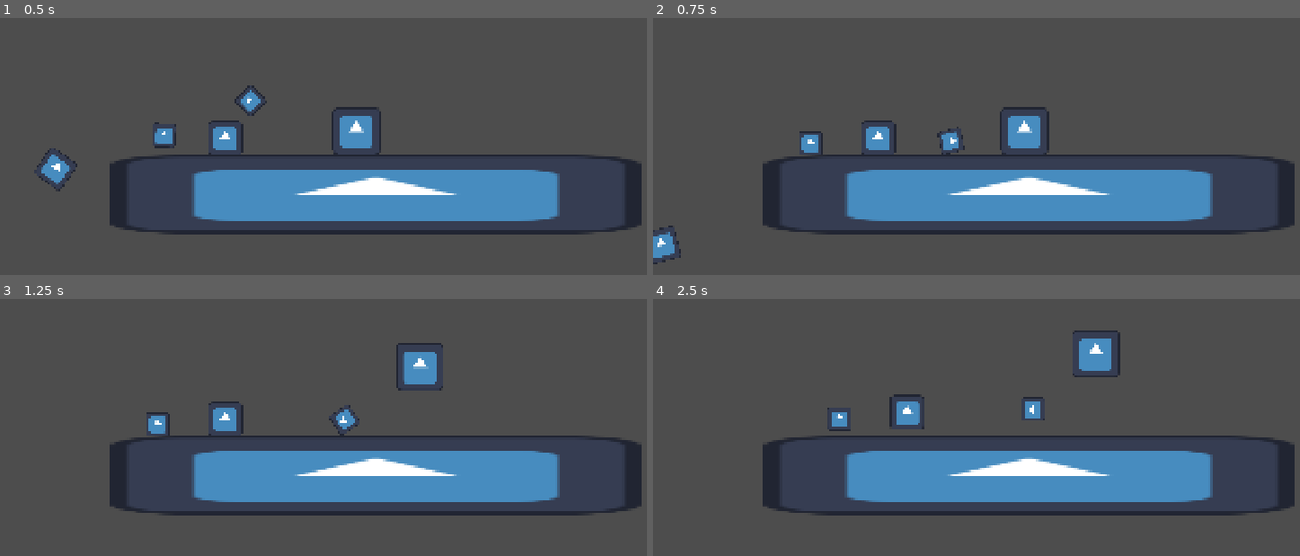
Above: before the commit, frames 1-4 (two rows, left to right).
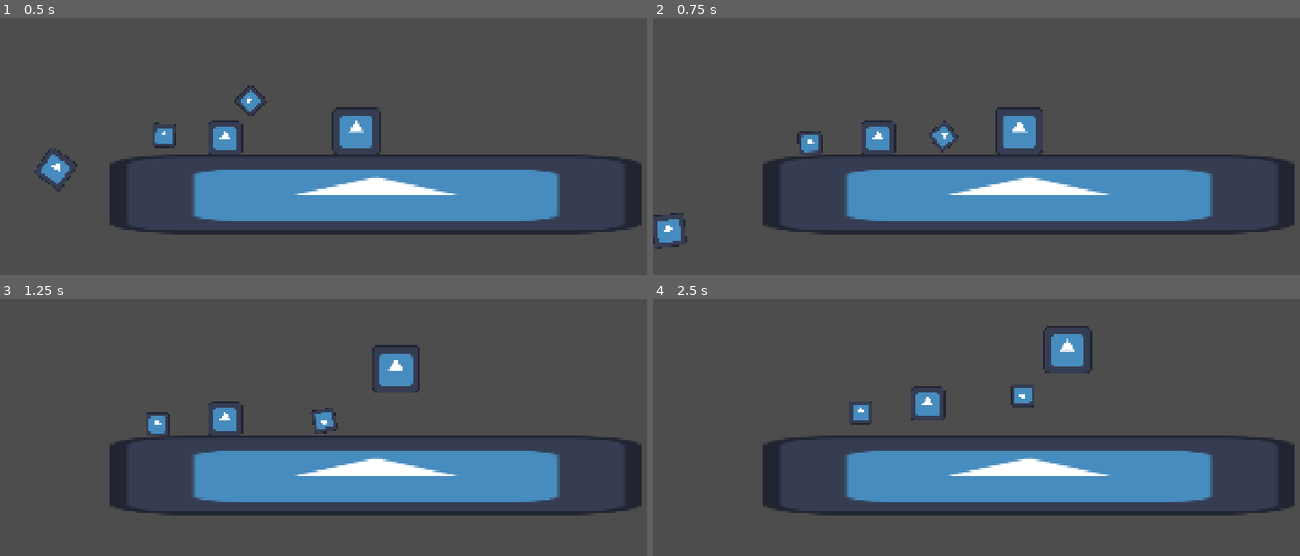
Above: after the commit, the same moments.

Repository: Goodman599/UWGameDevClubFall2026Jam
Game: Godot game, scene res://main.tscn
Two runs of this game, one before a commit and one after it. Both use one fixed random seed, a clock stepped at 60 frames per second and the inputs below. The engine's default icon, where the game draws it, is replaced by a stand-in: a white triangle on a blue panel in a dark square.
Inputs:
- Up to frame 1 (0.5 s): no input
- Up to frame 2 (0.75 s): hold D (right) from 0.53 s (still down); tap K (create_bomb) at 0.6 s
- Up to frame 3 (1.25 s): keep holding D (right); tap Space (jump) at 0.77, 1.07 s; tap J (create_platform) at 0.8 s
- Up to frame 4 (2.5 s): tap J (create_platform) at 1.35 s; tap Space (jump) at 1.52, 1.82 s; tap T (time_stop_temp) at 1.55, 2.1 s; release D (right) at 2.03 s; hold A (left) from 2.03 s (still down); hold Space (jump) from 2.03 s (still down)

Frame 1 is identical in both runs. In frame 2, 1.3% of the frame differs, in the area x 0-62%, y 34-96%; in frame 3, 1.6%; in frame 4, 2.9%, in the area x 26-73%, y 10-52%.

Commit message:
bound aiming to time-slow & no longer time-stop

Diff:
--- a/main.tscn
+++ b/main.tscn
@@ -2,7 +2,6 @@
 
 [ext_resource type="PackedScene" uid="uid://dl4howmdppkeh" path="res://player_files/player.tscn" id="1_0xm2m"]
 [ext_resource type="Texture2D" uid="uid://d3ltd0mands33" path="res://icon.svg" id="2_h2yge"]
-[ext_resource type="Script" uid="uid://bq1bwh2jx7n51" path="res://player_files/time_stop.gd" id="3_h2yge"]
 [ext_resource type="PackedScene" uid="uid://80e7j42bq2d5" path="res://game_objects/scrap_files/scrap_metal.tscn" id="4_1bvp3"]
 
 [sub_resource type="GDScript" id="GDScript_h2yge"]
@@ -29,10 +28,6 @@
 position = Vector2(644, 40)
 shape = SubResource("RectangleShape2D_jreem")
 
-[node name="TimeStop" type="Node2D" parent="." unique_id=910565116]
-process_mode = 3
-script = ExtResource("3_h2yge")
-
 [node name="ScrapMetal" parent="." unique_id=635839251 instance=ExtResource("4_1bvp3")]
 position = Vector2(521, 726)
 
--- a/player_files/player.gd
+++ b/player_files/player.gd
@@ -8,7 +8,7 @@
 const AIR_DRAG := 10.0 # Used when falling faster than terminal velocity
 
 const MAX_JUMP_HOLD_DURATION = 0.5 # In seconds
-const JUMP_HOLD_BOOST := -10.0
+const JUMP_HOLD_BOOST := -1000.0
 var can_jump_hold := true
 
 const COYOTE_WINDOW := 0.15 # In seconds
@@ -47,7 +47,7 @@
 	if Input.is_action_just_pressed("jump"):
 		attempt_jump()
 	if can_jump_hold and Input.is_action_pressed("jump"):
-		velocity.y += JUMP_HOLD_BOOST
+		velocity.y += JUMP_HOLD_BOOST * delta
 
 
 	# Aim in the direction the player is holding already
@@ -63,18 +63,22 @@
 
 	if Input.is_action_just_pressed("create_platform") and !aiming_bomb and !aiming_platform:
 		aiming_platform = true
+		TimeStop.stop_time()
 		create_platform_hologram()
 	if Input.is_action_just_pressed("create_bomb") and !aiming_platform and !aiming_bomb:
 		aiming_bomb = true
+		TimeStop.stop_time()
 	if aiming_platform:
 		aim_platform()
 	if aiming_bomb:
 		aim_bomb()
 	if Input.is_action_just_released("create_platform") and aiming_platform:
 		aiming_platform = false
+		TimeStop.resume_time()
 		create_platform()
 	if Input.is_action_just_released("create_bomb") and aiming_bomb:
 		aiming_bomb = false
+		TimeStop.resume_time()
 		create_bomb()
 
 	# If aiming, then all direction inputs must become aiming instead of movement
@@ -85,8 +89,8 @@
 			velocity.x = direction * SPEED
 		else:
 			velocity.x = move_toward(velocity.x, 0, SPEED)
-	else:
-			velocity.x = move_toward(velocity.x, 0, SPEED)
+	elif is_on_floor():
+		velocity.x = move_toward(velocity.x, 0, SPEED)
 
 	move_and_slide()
 
--- a/player_files/player.tscn
+++ b/player_files/player.tscn
@@ -17,10 +17,13 @@
 shape = SubResource("RectangleShape2D_jreem")
 
 [node name="CoyoteTimer" type="Timer" parent="." unique_id=1386171254]
+one_shot = true
 
 [node name="JumpBufferTimer" type="Timer" parent="." unique_id=1701669291]
+one_shot = true
 
 [node name="JumpHoldTimer" type="Timer" parent="." unique_id=829855306]
+one_shot = true
 
 [connection signal="timeout" from="CoyoteTimer" to="." method="_on_coyote_timer_timeout"]
 [connection signal="timeout" from="JumpBufferTimer" to="." method="_on_jump_buffer_timer_timeout"]
--- a/player_files/time_stop.gd
+++ b/player_files/time_stop.gd
@@ -2,33 +2,45 @@
 const TIME_SLOW := true # control whether or not time slows before/after time stops for a smooth transition
 const ENTER_TIME_SLOW_SPAN := 0.25 # how long in seconds the transition to stopped time is
 const EXIT_TIME_SLOW_SPAN := 0.4 # how long in seconds the transition from stopped time is
-
+const TIME_SLOW_FINAL_SPEED := 0.1
 # for something to not be paused, go to Process->Mode and set it to Always
 # should be done for this node, as well as bomb/platform placement node
 
-
+var is_time_stopped := false
+var time_stop_tween : Tween
 
 # slows time then pauses
 func stop_time() -> void:
-	var tween = create_tween().set_ignore_time_scale(true).tween_property(Engine, "time_scale", 0.1, ENTER_TIME_SLOW_SPAN)
-	await tween.finished
-	get_tree().paused = true
+	Engine.time_scale = 1.0
+	if time_stop_tween:
+		time_stop_tween.kill()
+	time_stop_tween = get_tree().create_tween()
+	time_stop_tween.set_ignore_time_scale(true)
+	time_stop_tween.tween_property(Engine, "time_scale", TIME_SLOW_FINAL_SPEED, ENTER_TIME_SLOW_SPAN)
+	is_time_stopped = true
+	#await tween.finished
+	#get_tree().paused = true
 
 
 
 
 # unpauses then unslows time
 func resume_time() -> void:
-	get_tree().paused = false
-	var tween = create_tween().set_ignore_time_scale(true).tween_property(Engine, "time_scale", 1, EXIT_TIME_SLOW_SPAN)
+	#get_tree().paused = false
+	Engine.time_scale = TIME_SLOW_FINAL_SPEED
+	if time_stop_tween:
+		time_stop_tween.kill()
+	time_stop_tween = get_tree().create_tween()
+	time_stop_tween.set_ignore_time_scale(true)
+	time_stop_tween.tween_property(Engine, "time_scale", 1, EXIT_TIME_SLOW_SPAN)
+	is_time_stopped = false
 
-
-func _process(delta: float) -> void:
-	if Input.is_action_just_pressed("time_stop_temp"): # temporary input for testing, TODO remove
-		if !get_tree().paused:
-			stop_time()
-		else:
-			resume_time()
+#func _process(delta: float) -> void:
+	#if Input.is_action_just_pressed("time_stop_temp"): # temporary input for testing, TODO remove
+		#if !is_time_stopped:
+			#stop_time()
+		#else:
+			#resume_time()
 
 # (polish, not a priority)
 # fades in the time stop shader
--- a/project.godot
+++ b/project.godot
@@ -18,6 +18,7 @@
 [autoload]
 
 GameManager="*uid://dt4klss686w2g"
+TimeStop="*uid://bq1bwh2jx7n51"
 
 [display]
 
@@ -27,11 +28,6 @@
 
 [input]
 
-time_stop_temp={
-"deadzone": 0.2,
-"events": [Object(InputEventKey,"resource_local_to_scene":false,"resource_name":"","device":-1,"window_id":0,"alt_pressed":false,"shift_pressed":false,"ctrl_pressed":false,"meta_pressed":false,"pressed":false,"keycode":0,"physical_keycode":84,"key_label":0,"unicode":116,"location":0,"echo":false,"script":null)
-]
-}
 jump={
 "deadzone": 0.2,
 "events": [Object(InputEventKey,"resource_local_to_scene":false,"resource_name":"","device":-1,"window_id":0,"alt_press …(191 unchanged characters)…
@@ -74,6 +70,11 @@
 , Object(InputEventKey,"resource_local_to_scene":false,"resource_name":"","device":-1,"window_id":0,"alt_pressed":false …(183 unchanged characters)…
 ]
 }
+time_stop_temp={
+"deadzone": 0.2,
+"events": [Object(InputEventKey,"resource_local_to_scene":false,"resource_name":"","device":-1,"window_id":0,"alt_pressed":false,"shift_pressed":false,"ctrl_pressed":false,"meta_pressed":false,"pressed":false,"keycode":0,"physical_keycode":84,"key_label":0,"unicode":116,"location":0,"echo":false,"script":null)
+]
+}
 
 [layer_names]
 
